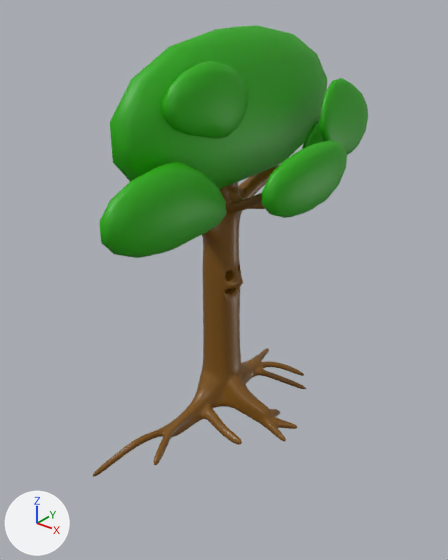
The Blender file Assets/Model/AppleTree.blend as it was, and as the next commit left it.
Camera for both pictures: a camera (50 mm lens) standing at (9.67, -11.93, 11.23) and looking at (0.5, -0.46, 4.12). The lights are fixed; the arrows at lower left show +X, +Y and +Z.

Names of what the first picture shows: 'Leaves', 'Trunk'.
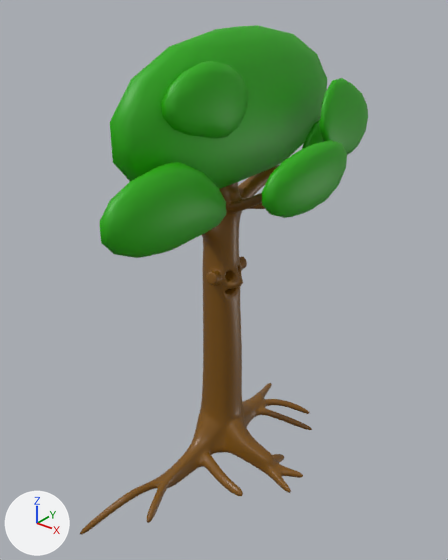
Pixel boxes (x1, y1, x2, y2) of what changed, in the pictures (448 x 560 px):
'Trunk', reshaped (9% wider, 18% taller): before (93, 165, 306, 477); after (80, 165, 312, 534)
part 1 of me_cube, built on: before (93, 267, 306, 477); after (80, 256, 312, 534)

Diff of the bpy script that builds the scene:
```diff
--- a/Assets/Model/AppleTree.blend.py
+++ b/Assets/Model/AppleTree.blend.py
@@ me_cube @@
 # used by ob_trunk; location = (0.0, 0.0, 0.0)
-me_cube.from_pydata(...)  # 460 vertices, 458 faces; spans x -0.89..2.7, y -4.49..3.24, z -0.65..7.05
+me_cube.from_pydata(...)  # 492 vertices, 490 faces; spans x -1.07..2.91, y -5.02..3.69, z -2.43..7.05
+# me_cube part 1
+# 26 faces are deleted
+# 195 vertices move from x -0.89..2.64, y -4.49..3.24, z -0.65..1.05 to x -1.07..2.91, y -5.02..3.69, z -2.43..1.36
+# 32 vertices are added at x -0.66..0.67, y -0.86..0.89, z -1.11..4.42
+# 58 new faces join them
 me_cube.materials.append(mat_trunk)
```
